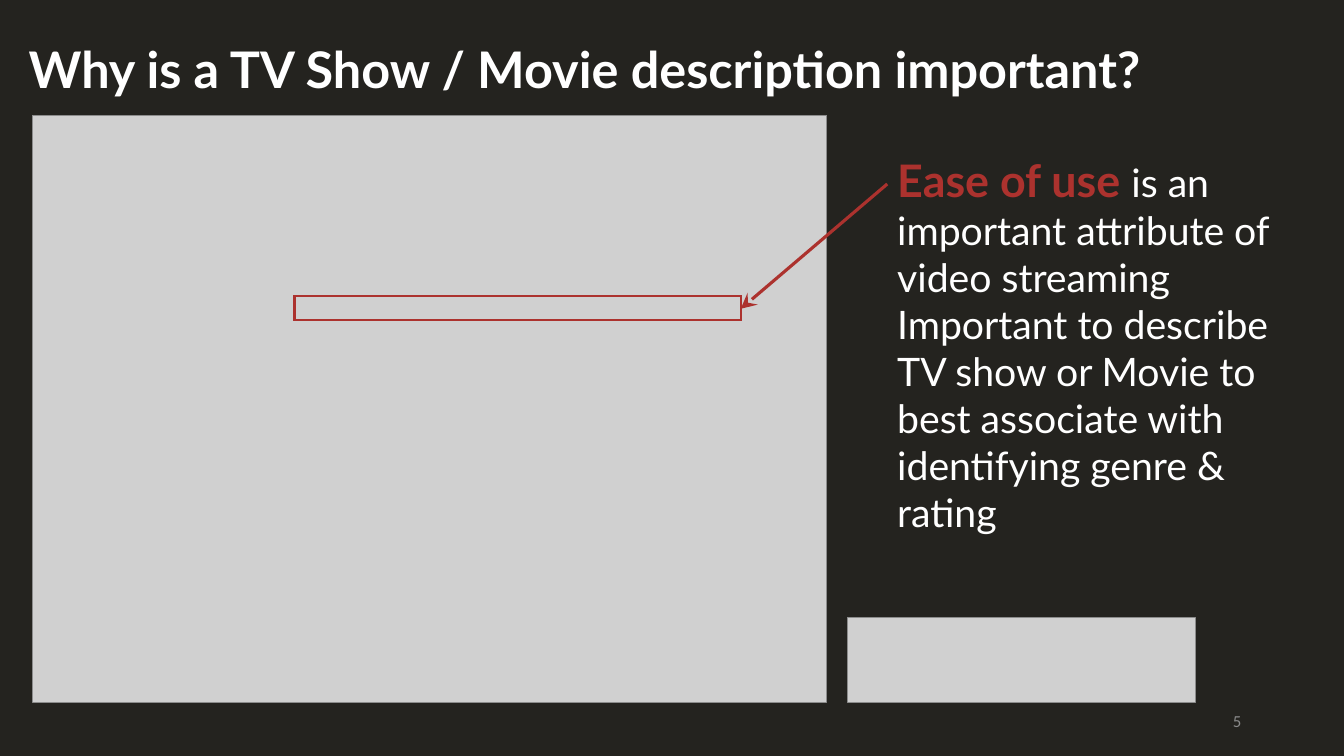
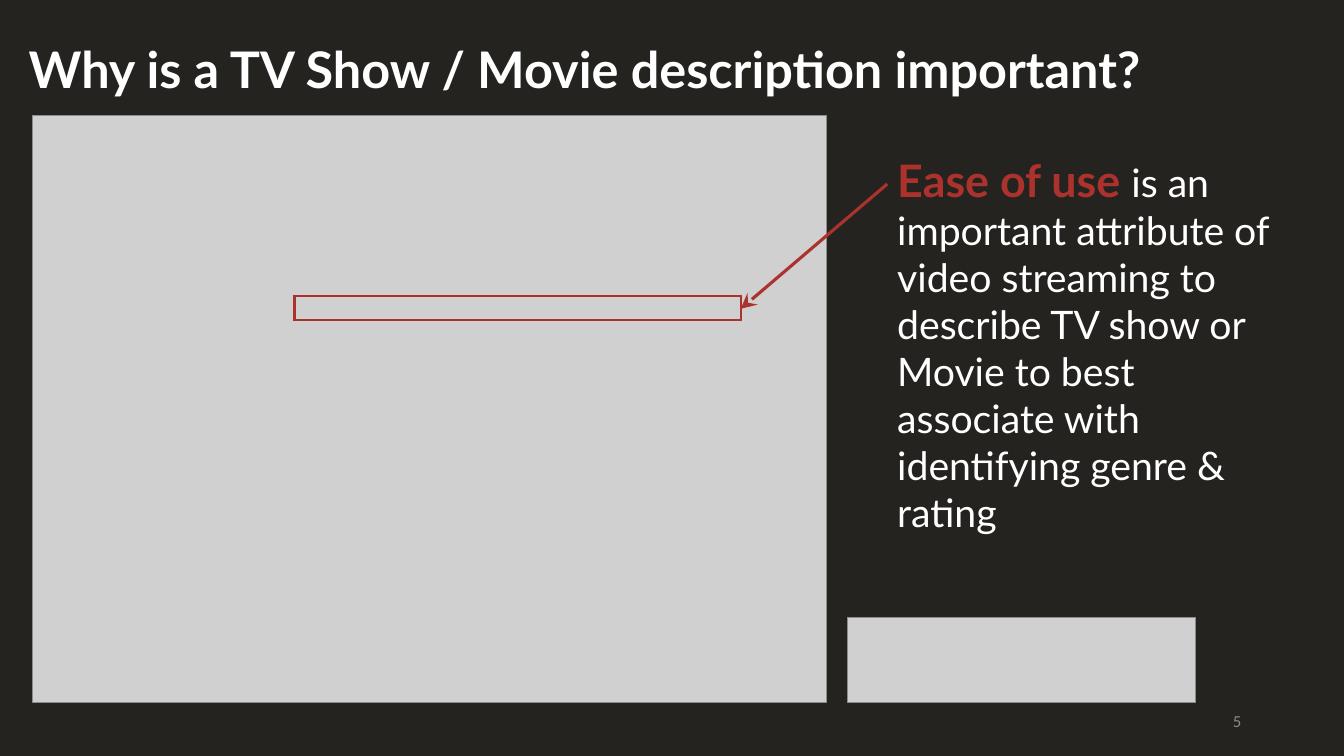
Before and after one commit to HaifaNajdawi/The_big_chill, a slide deck: slide 5 of Final_Report_Out_Presentation.pptx. Drawn at 1344x756 pixels with LibreOffice and Linux fonts; fonts in the diff are those of the drawing; grey boxes stand for pictures. Boxes give left, top, right and bottom in pixels: in the first picture for what was removed or moved away, otherwise in the second. Text is boxed around its words. In the diff, an @@ line names an element or a change of style, - is before the commit and + after.

```diff
--- a/Final_Report_Out_Presentation.pptx
+++ b/Final_Report_Out_Presentation.pptx
@@ text at <box>897,164,1270,534</box>: text changed @@
-Ease of use is an important attribute of video streaming
-Important to describe TV show or Movie to best associate with identifying genre & rating
+Ease of use is an important attribute of video streaming to describe TV show or Movie to best associate with identifying genre & rating
```
Also in this commit, not shown: 10 other slides changed, 4 slides added, 1 slide removed.
